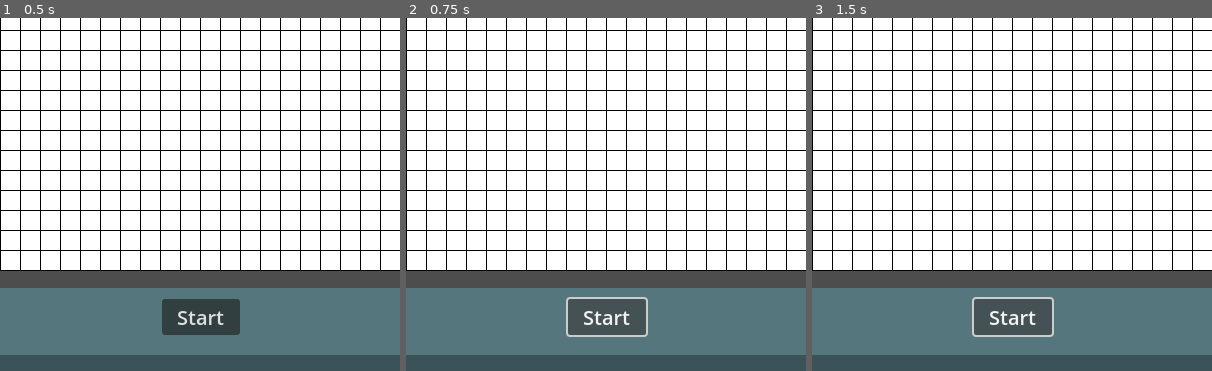
Above: before the commit, frames 1-3 (left to right).
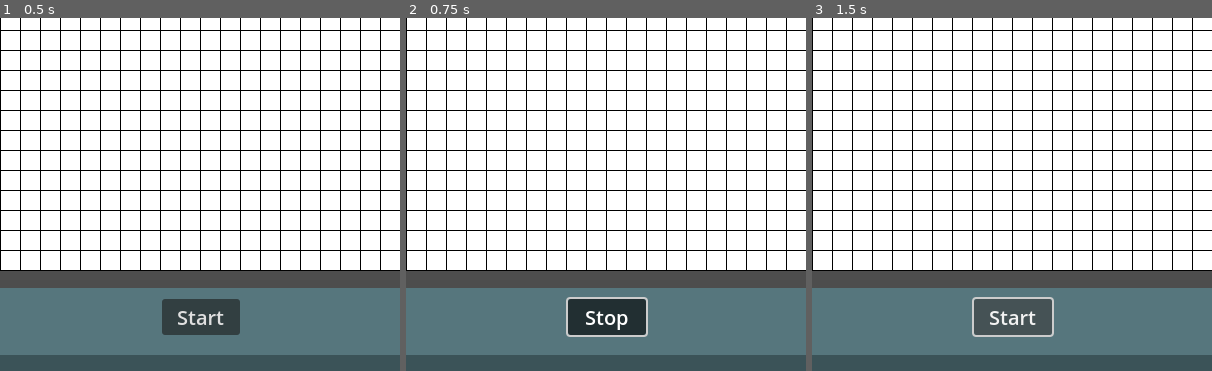
Above: after the commit, the same moments.

Repository: void-ninja/conways-game-of-life
Game: Godot game, scene res://main.tscn
Same seed, same stepped clock (60 frames per second), same inputs: the game is played once before the commit and once after it.
Inputs (mouse positions are % of the whole screen's width and height, from its top left):
- Up to frame 1 (0.5 s): no input
- Up to frame 2 (0.75 s): click "Start" at 0.5 s
- Up to frame 3 (1.5 s): click (50, 92) at 1.25 s, where only the run after the commit has a clickable "Stop"
The pictures show only the part of the screen within x 25-75%, y 50-100%; the shares and areas given below are measured in that part.

Frame 1 is identical in both runs. In frame 2, 1.9% of the frame differs, in the area x 40-60%, y 79-90%; in frame 3, nothing differs.

Commit message:
Started to add sim functionality
timer based on delta time, start+stop with button

Diff:
--- a/main.gd
+++ b/main.gd
@@ -7,9 +7,15 @@
 
 @onready var grid_display: Node2D = $GridDisplay
 @onready var camera_2d: Camera2D = $Camera2D
+@onready var square = preload("res://square.tscn")
+@onready var toggle_sim_button: Button = $GUI/Toolbar/ToggleSimButton
 
 ### Y axis is grid[], X axis is grid[][]
 var grid : Array
+var is_simulating : bool = false
+
+var tick_speed :float = 1 #in seconds, roughly
+var elapsed_time :float
 
 
 func _ready() -> void:
@@ -18,6 +24,16 @@
 			(SQUARE_SIZE_IN_PIXELS * GRID_SIDE_LENGTH_IN_SQUARES) / 2,
 			(SQUARE_SIZE_IN_PIXELS * GRID_SIDE_LENGTH_IN_SQUARES) / 2
 	)
+
+
+func _process(delta: float) -> void:
+	if is_simulating:
+		elapsed_time += delta
+		if elapsed_time >= tick_speed:
+
+			#TODO Simulate here
+
+			elapsed_time = 0
 
 
 func _unhandled_input(event: InputEvent) -> void:
@@ -37,7 +53,16 @@
 	for y in GRID_SIDE_LENGTH_IN_SQUARES:
 		var array : Array
 		for x in GRID_SIDE_LENGTH_IN_SQUARES:
-			var square = preload("res://square.tscn").instantiate()
-			grid_display.add_child(square)
-			square.position = Vector2(x * SQUARE_SIZE_IN_PIXELS,y * SQUARE_SIZE_IN_PIXELS)
+			var new_square = square.instantiate()
+			grid_display.add_child(new_square)
+			new_square.position = Vector2(x * SQUARE_SIZE_IN_PIXELS,y * SQUARE_SIZE_IN_PIXELS)
 		grid.append(array)
+
+
+func _on_toggle_sim_button_toggled(toggled_on: bool) -> void:
+	if toggled_on:
+		toggle_sim_button.text = "Stop"
+		is_simulating = true
+	else:
+		toggle_sim_button.text = "Start"
+		is_simulating = false
--- a/main.tscn
+++ b/main.tscn
@@ -24,11 +24,15 @@
 offset_bottom = 83.0
 color = Color(0.231395, 0.325574, 0.346782, 1)
 
-[node name="ToggleSim" type="Button" parent="GUI/Toolbar"]
+[node name="ToggleSimButton" type="Button" parent="GUI/Toolbar"]
 layout_mode = 0
 offset_left = 361.0
 offset_top = 11.0
 offset_right = 439.0
 offset_bottom = 47.0
 theme_override_font_sizes/font_size = 20
+toggle_mode = true
 text = "Start"
+clip_text = true
+
+[connection signal="toggled" from="GUI/Toolbar/ToggleSimButton" to="." method="_on_toggle_sim_button_toggled"]
